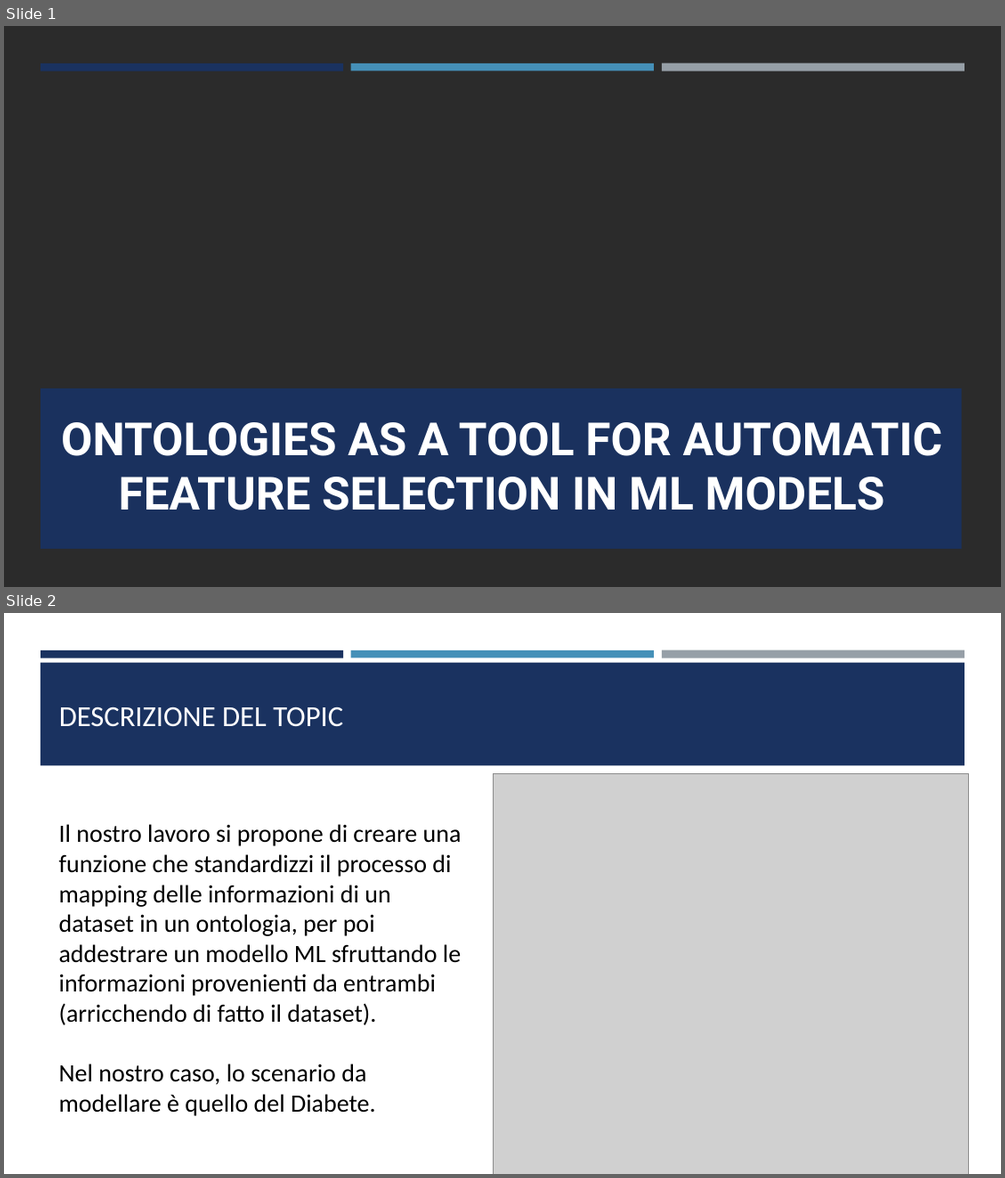
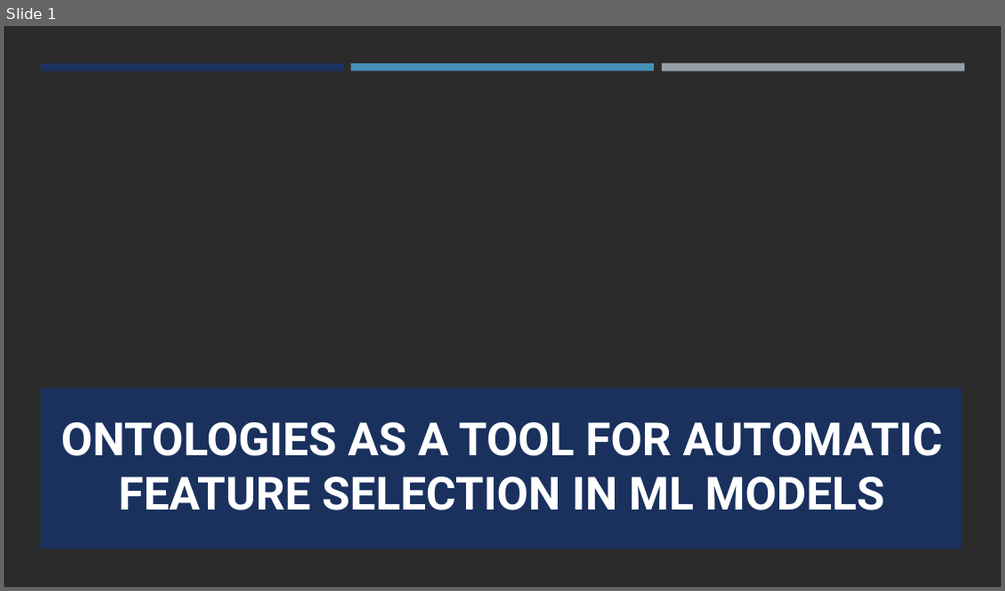
Before and after one commit to Clausapone/software-and-pattern-design, a slide deck: Presentazione_preliminare.pptx. Shown one above the other, each under a label of ours: slides 1 and 2 before the commit, slide 1 after it. The pictures are 1005x1178 and 1005x591 pixels, drawn with LibreOffice and Linux fonts; fonts in the diff are those of the drawing; grey boxes stand for pictures; background and template pictures are left out; a plain dark background stands for a picture behind light text. Boxes give left, top, right and bottom in pixels: in the first picture for what was removed or moved away, otherwise in the second. Text is boxed around its words. In the diff, an @@ line names an element or a change of style, - is before the commit and + after.

```diff
--- a/Presentazione_preliminare.pptx
+++ b/Presentazione_preliminare.pptx
@@ slide 2 removed at (x1=4, y1=613, x2=1001, y2=1174), background #FFFFFF @@
@@ rectangle removed at (x1=40, y1=650, x2=343, y2=657) @@
@@ rectangle removed at (x1=40, y1=662, x2=965, y2=765) @@
@@ rectangle removed at (x1=351, y1=650, x2=654, y2=657) @@
@@ rectangle removed at (x1=662, y1=650, x2=964, y2=658) @@
@@ title removed at (x1=59, y1=707, x2=343, y2=727) @@
-DESCRIZIONE DEL TOPIC
@@ picture removed at (x1=493, y1=774, x2=969, y2=1174) @@
@@ text removed at (x1=59, y1=824, x2=461, y2=1116) @@
-Il nostro lavoro si propone di creare una funzione che standardizzi il processo di mapping delle informazioni di un dataset in un ontologia, per poi
-addestrare un modello ML sfruttando le informazioni provenienti da entrambi
-(arricchendo di fatto il dataset).
-Nel nostro caso, lo scenario da modellare è quello del Diabete.
```
Also in this commit, not shown: 2 slides changed, 2 slides added, 1 other file.
